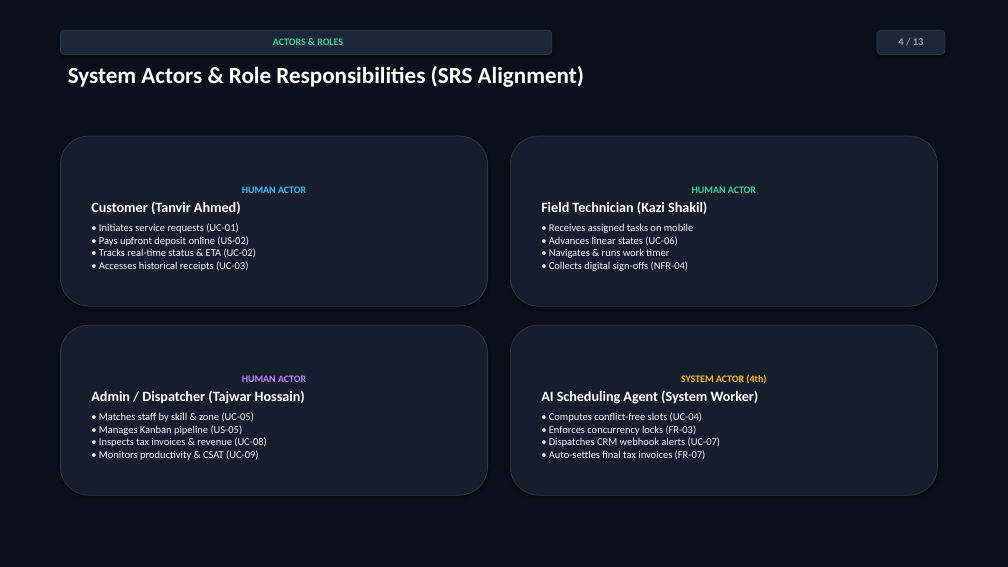
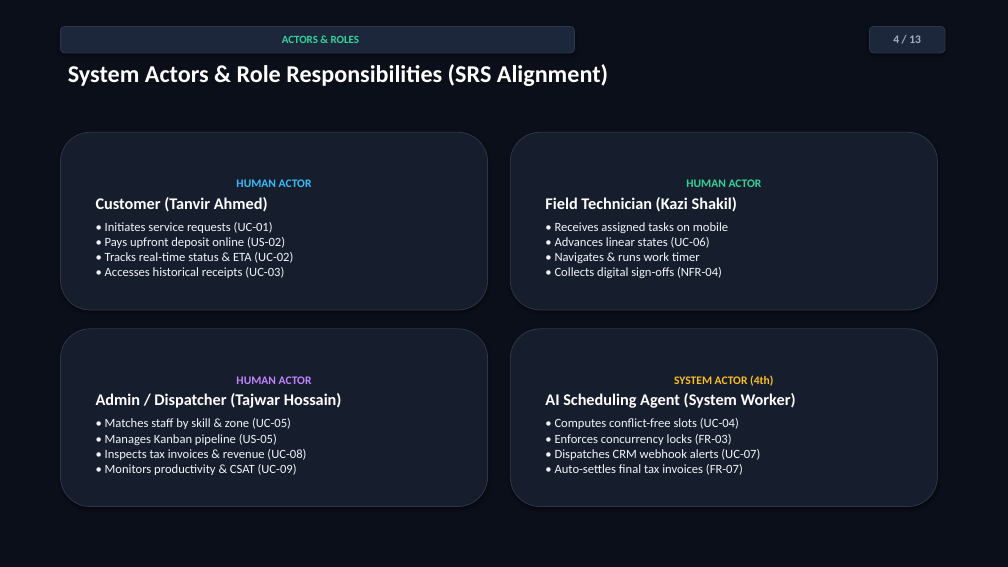
Before and after one commit to WarRinOP/operations-scheduling-platform, a slide deck: slide 4 of docs/presentation_slides.pptx. Drawn at 1008x567 pixels with LibreOffice and Linux fonts; fonts in the diff are those of the drawing. Boxes give left, top, right and bottom in pixels: in the first picture for what was removed or moved away, otherwise in the second. Text is boxed around its words. In the diff, an @@ line names an element or a change of style, - is before the commit and + after.

```diff
--- a/docs/presentation_slides.pptx
+++ b/docs/presentation_slides.pptx
@@ rounded rectangle "ACTORS & ROLES": place and size @@
-rounded rectangle "ACTORS & ROLES" at bbox=[60, 30, 552, 54]
+rounded rectangle "ACTORS & ROLES" at bbox=[60, 26, 575, 53]
@@ rounded rectangle "ACTORS & ROLES" at bbox=[60, 26, 575, 53]: size 9.5 to 10.5 pt @@
@@ rounded rectangle "4 / 13": place and size @@
-rounded rectangle "4 / 13" at bbox=[877, 30, 945, 54]
+rounded rectangle "4 / 13" at bbox=[870, 26, 945, 53]
@@ rounded rectangle "4 / 13" at bbox=[870, 26, 945, 53]: size 10 to 11 pt, text colour #94A3B8 to #A0AFC3 @@
@@ text "System Actors & Role Responsibilities ..." at bbox=[68, 64, 608, 86]: size 22 to 23 pt @@
@@ rounded rectangle "HUMAN ACTOR": place and size @@
-rounded rectangle "HUMAN ACTOR" at bbox=[60, 136, 488, 306]
+rounded rectangle "HUMAN ACTOR" at bbox=[60, 132, 488, 310]
@@ rounded rectangle "HUMAN ACTOR" at bbox=[60, 132, 488, 310]: size 9.5 to 11 pt in "HUMAN ACTOR"; size 13.5 to 15.5 pt in "Customer (Tanvir Ahmed)"; size 10 to 12 pt in "• Initiates service requests (UC-01) • Pays ..."; more space between paragraphs @@
@@ rounded rectangle "HUMAN ACTOR": place and size @@
-rounded rectangle "HUMAN ACTOR" at bbox=[510, 136, 938, 306]
+rounded rectangle "HUMAN ACTOR" at bbox=[510, 132, 938, 310]
@@ rounded rectangle "HUMAN ACTOR" at bbox=[510, 132, 938, 310]: size 9.5 to 11 pt in "HUMAN ACTOR"; size 13.5 to 15.5 pt in "Field Technician (Kazi Shakil)"; size 10 to 12 pt in "• Receives assigned tasks on mobile • ..."; more space between paragraphs @@
@@ rounded rectangle "HUMAN ACTOR": place and size @@
-rounded rectangle "HUMAN ACTOR" at bbox=[60, 325, 488, 495]
+rounded rectangle "HUMAN ACTOR" at bbox=[60, 329, 488, 507]
@@ rounded rectangle "HUMAN ACTOR" at bbox=[60, 329, 488, 507]: size 9.5 to 11 pt in "HUMAN ACTOR"; size 13.5 to 15.5 pt in "Admin / Dispatcher (Tajwar Hossain)"; size 10 to 12 pt in "• Matches staff by skill & zone ..."; more space between paragraphs @@
@@ rounded rectangle "SYSTEM ACTOR (4th)": place and size @@
-rounded rectangle "SYSTEM ACTOR (4th)" at bbox=[510, 325, 938, 495]
+rounded rectangle "SYSTEM ACTOR (4th)" at bbox=[510, 329, 938, 507]
@@ rounded rectangle "SYSTEM ACTOR (4th)" at bbox=[510, 329, 938, 507]: size 9.5 to 11 pt in "SYSTEM ACTOR (4th)"; size 13.5 to 15.5 pt in "AI Scheduling Agent (System Worker)"; size 10 to 12 pt in "• Computes conflict-free slots (UC-04) • Enforces ..."; more space between paragraphs @@
```
Also in this commit, not shown: 12 other slides changed, 1 other file.
